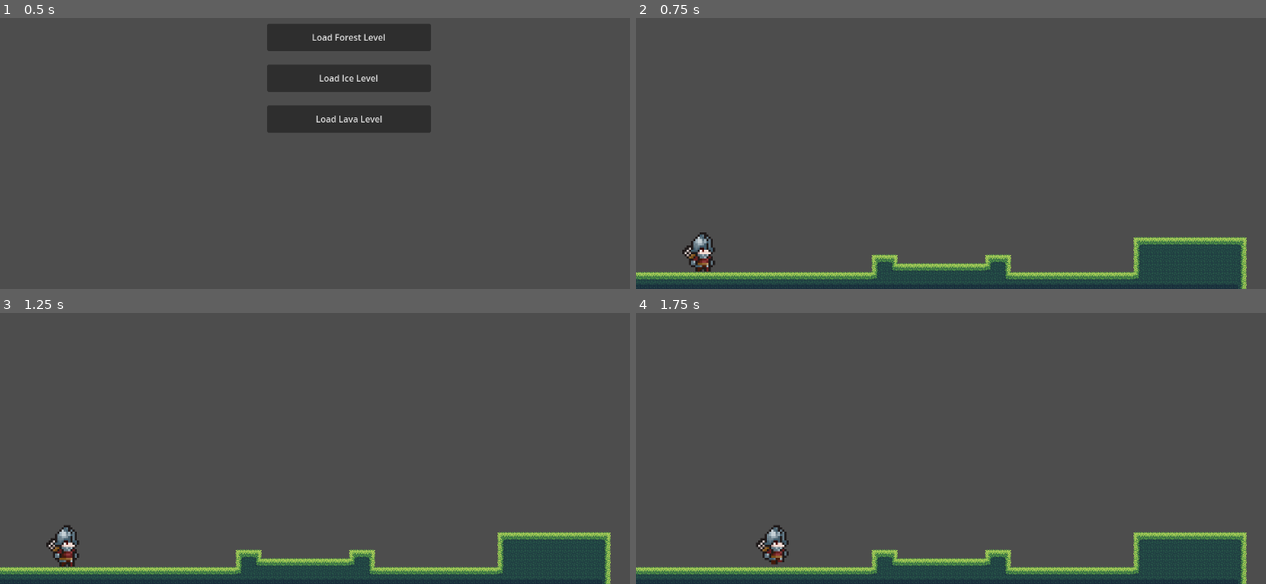
Above: before the commit, frames 1-4 (two rows, left to right).
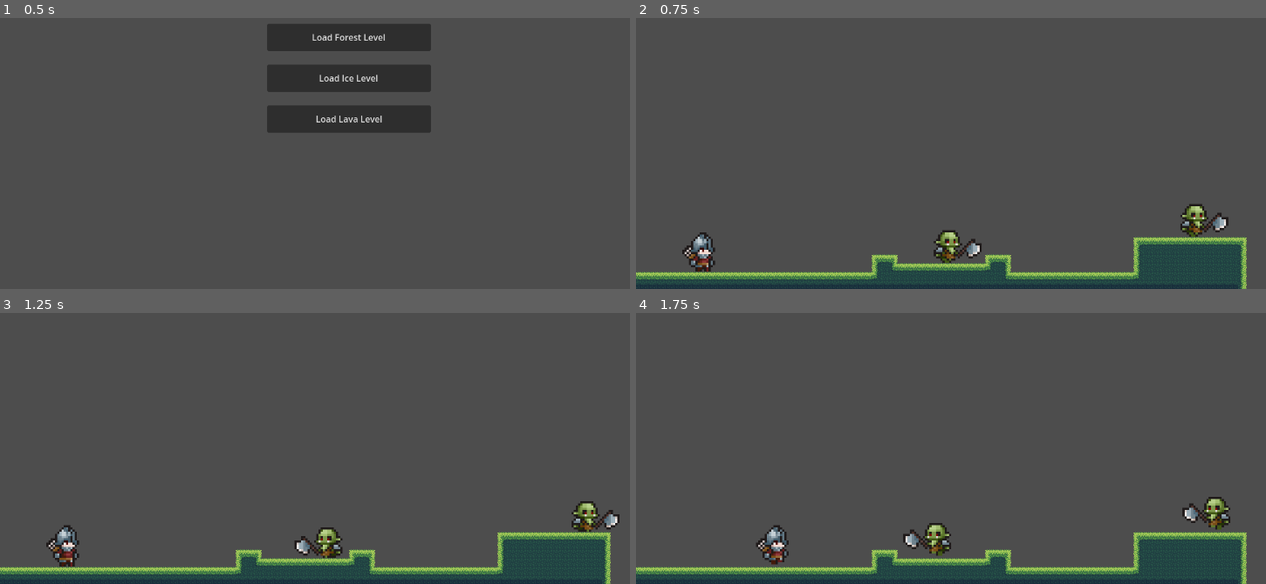
Above: after the commit, the same moments.

Repository: sriramadhenu/mage-race
Game: Godot game, scene res://scenes/ui/level_loader.tscn
Same seed, same stepped clock (60 frames per second), same inputs: the game is played once before the commit and once after it.
Inputs:
- Up to frame 1 (0.5 s): no input
- Up to frame 2 (0.75 s): click "Load Forest Level" at 0.5 s
- Up to frame 3 (1.25 s): no input
- Up to frame 4 (1.75 s): hold D (player_forward) from 1.28 s (still down)

Frame 1 is identical in both runs. In frame 2, 1.1% of the frame differs, in the area x 47-95%, y 68-91%; in frame 3, 1.1%; in frame 4, 1.1%.

Commit message:
add orc enemy character + basic logic

Diff:
--- /dev/null
+++ b/scenes/characters/orc_enemy.tscn
@@ -0,0 +1,140 @@
+[gd_scene load_steps=20 format=3 uid="uid://ckc0q8k0gl23y"]
+
+[ext_resource type="Texture2D" uid="uid://cnkgul1lbo26e" path="res://assets/sprites/Orc/Orc-Idle.png" id="1_csgkx"]
+[ext_resource type="Script" uid="uid://cnja160w4filu" path="res://scripts/enemies/orc_enemy.gd" id="1_wma73"]
+[ext_resource type="Texture2D" uid="uid://stdyg0uhkpdm" path="res://assets/sprites/Orc/Orc-Walk.png" id="3_becf2"]
+
+[sub_resource type="AtlasTexture" id="AtlasTexture_wma73"]
+atlas = ExtResource("1_csgkx")
+region = Rect2(0, 0, 100, 100)
+
+[sub_resource type="AtlasTexture" id="AtlasTexture_becf2"]
+atlas = ExtResource("1_csgkx")
+region = Rect2(100, 0, 100, 100)
+
+[sub_resource type="AtlasTexture" id="AtlasTexture_45sbe"]
+atlas = ExtResource("1_csgkx")
+region = Rect2(200, 0, 100, 100)
+
+[sub_resource type="AtlasTexture" id="AtlasTexture_smdcw"]
+atlas = ExtResource("1_csgkx")
+region = Rect2(300, 0, 100, 100)
+
+[sub_resource type="AtlasTexture" id="AtlasTexture_4m2l4"]
+atlas = ExtResource("1_csgkx")
+region = Rect2(400, 0, 100, 100)
+
+[sub_resource type="AtlasTexture" id="AtlasTexture_sjo5r"]
+atlas = ExtResource("1_csgkx")
+region = Rect2(500, 0, 100, 100)
+
+[sub_resource type="AtlasTexture" id="AtlasTexture_tv8es"]
+atlas = ExtResource("3_becf2")
+region = Rect2(0, 0, 100, 100)
+
+[sub_resource type="AtlasTexture" id="AtlasTexture_jr6vb"]
+atlas = ExtResource("3_becf2")
+region = Rect2(100, 0, 100, 100)
+
+[sub_resource type="AtlasTexture" id="AtlasTexture_u5jyg"]
+atlas = ExtResource("3_becf2")
+region = Rect2(200, 0, 100, 100)
+
+[sub_resource type="AtlasTexture" id="AtlasTexture_0lefp"]
+atlas = ExtResource("3_becf2")
+region = Rect2(300, 0, 100, 100)
+
+[sub_resource type="AtlasTexture" id="AtlasTexture_56ptx"]
+atlas = ExtResource("3_becf2")
+region = Rect2(400, 0, 100, 100)
+
+[sub_resource type="AtlasTexture" id="AtlasTexture_h5sn7"]
+atlas = ExtResource("3_becf2")
+region = Rect2(500, 0, 100, 100)
+
+[sub_resource type="AtlasTexture" id="AtlasTexture_avpmn"]
+atlas = ExtResource("3_becf2")
+region = Rect2(600, 0, 100, 100)
+
+[sub_resource type="AtlasTexture" id="AtlasTexture_o705r"]
+atlas = ExtResource("3_becf2")
+region = Rect2(700, 0, 100, 100)
+
+[sub_resource type="SpriteFrames" id="SpriteFrames_eojnx"]
+animations = [{
+"frames": [{
+"duration": 1.0,
+"texture": SubResource("AtlasTexture_wma73")
+}, {
+"duration": 1.0,
+"texture": SubResource("AtlasTexture_becf2")
+}, {
+"duration": 1.0,
+"texture": SubResource("AtlasTexture_45sbe")
+}, {
+"duration": 1.0,
+"texture": SubResource("AtlasTexture_smdcw")
+}, {
+"duration": 1.0,
+"texture": SubResource("AtlasTexture_4m2l4")
+}, {
+"duration": 1.0,
+"texture": SubResource("AtlasTexture_sjo5r")
+}],
+"loop": true,
+"name": &"idle",
+"speed": 5.0
+}, {
+"frames": [{
+"duration": 1.0,
+"texture": SubResource("AtlasTexture_tv8es")
+}, {
+"duration": 1.0,
+"texture": SubResource("AtlasTexture_jr6vb")
+}, {
+"duration": 1.0,
+"texture": SubResource("AtlasTexture_u5jyg")
+}, {
+"duration": 1.0,
+"texture": SubResource("AtlasTexture_0lefp")
+}, {
+"duration": 1.0,
+"texture": SubResource("AtlasTexture_56ptx")
+}, {
+"duration": 1.0,
+"texture": SubResource("AtlasTexture_h5sn7")
+}, {
+"duration": 1.0,
+"texture": SubResource("AtlasTexture_avpmn")
+}, {
+"duration": 1.0,
+"texture": SubResource("AtlasTexture_o705r")
+}],
+"loop": true,
+"name": &"walk",
+"speed": 5.0
+}]
+
+[sub_resource type="RectangleShape2D" id="RectangleShape2D_dyp2m"]
+size = Vector2(52, 72)
+
+[node name="OrcEnemy" type="CharacterBody2D"]
+script = ExtResource("1_wma73")
+
+[node name="AnimatedSprite2D" type="AnimatedSprite2D" parent="."]
+scale = Vector2(4, 4)
+sprite_frames = SubResource("SpriteFrames_eojnx")
+animation = &"walk"
+autoplay = "idle"
+
+[node name="Node2D" type="Node2D" parent="."]
+
+[node name="CollisionShape2D" type="CollisionShape2D" parent="."]
+position = Vector2(2, -8)
+shape = SubResource("RectangleShape2D_dyp2m")
+
+[node name="FloorRaycastRight" type="RayCast2D" parent="."]
+position = Vector2(29, 0)
+
+[node name="FloorRaycastLeft" type="RayCast2D" parent="."]
+position = Vector2(-25, 0)
--- a/scenes/levels/level_forest.tscn
+++ b/scenes/levels/level_forest.tscn
@@ -1,7 +1,8 @@
-[gd_scene load_steps=5 format=4 uid="uid://xm64rd5b2omd"]
+[gd_scene load_steps=6 format=4 uid="uid://xm64rd5b2omd"]
 
 [ext_resource type="Texture2D" uid="uid://lq81smlyojn8" path="res://assets/tilesets/jungle tileset/jungle tileset.png" id="1_om5tm"]
 [ext_resource type="PackedScene" uid="uid://biufvwmgorgev" path="res://scenes/characters/player.tscn" id="2_tbxb2"]
+[ext_resource type="PackedScene" uid="uid://ckc0q8k0gl23y" path="res://scenes/characters/orc_enemy.tscn" id="3_4tf07"]
 
 [sub_resource type="TileSetAtlasSource" id="TileSetAtlasSource_tbxb2"]
 texture = ExtResource("1_om5tm")
@@ -368,3 +369,9 @@
 
 [node name="Player" parent="." instance=ExtResource("2_tbxb2")]
 position = Vector2(121, 660)
+
+[node name="OrcEnemy" parent="." instance=ExtResource("3_4tf07")]
+position = Vector2(557, 644)
+
+[node name="OrcEnemy2" parent="." instance=ExtResource("3_4tf07")]
+position = Vector2(1009, 596)
--- /dev/null
+++ b/scripts/enemies/orc_enemy.gd
@@ -0,0 +1,28 @@
+extends CharacterBody2D
+
+const WALK_SPEED = 100
+
+@onready var sprite := $AnimatedSprite2D
+@onready var floor_ray_right := $FloorRaycastRight
+@onready var floor_ray_left := $FloorRaycastLeft
+
+var dir_x := -1
+
+func _process(_delta: float):
+	velocity.x = dir_x * WALK_SPEED
+	move_and_slide()
+
+	# if colliding with wall
+	if is_on_wall():
+		dir_x = -dir_x
+
+	# if about to fall off edge
+	var forward_ray: RayCast2D = floor_ray_left if dir_x < 0 else floor_ray_right
+	if not forward_ray.is_colliding():
+		dir_x = -dir_x
+
+	if dir_x != 0:
+		sprite.flip_h = dir_x < 0
+		sprite.play("walk")
+	else:
+		sprite.play("idle")
Binary file added: assets/sprites/Orc/Orc-Attack01.png
Not shown, added: assets/sprites/Orc/Orc-Attack01.png.import
Binary file added: assets/sprites/Orc/Orc-Attack02.png
Not shown, added: assets/sprites/Orc/Orc-Attack02.png.import
Binary file added: assets/sprites/Orc/Orc-Death.png
Not shown, added: assets/sprites/Orc/Orc-Death.png.import
Binary file added: assets/sprites/Orc/Orc-Hurt.png
Not shown, added: assets/sprites/Orc/Orc-Hurt.png.import
Binary file added: assets/sprites/Orc/Orc-Idle.png
Not shown, added: assets/sprites/Orc/Orc-Idle.png.import
Binary file added: assets/sprites/Orc/Orc-Walk.png
Not shown, added: assets/sprites/Orc/Orc-Walk.png.import
(and 9 more such lines)
